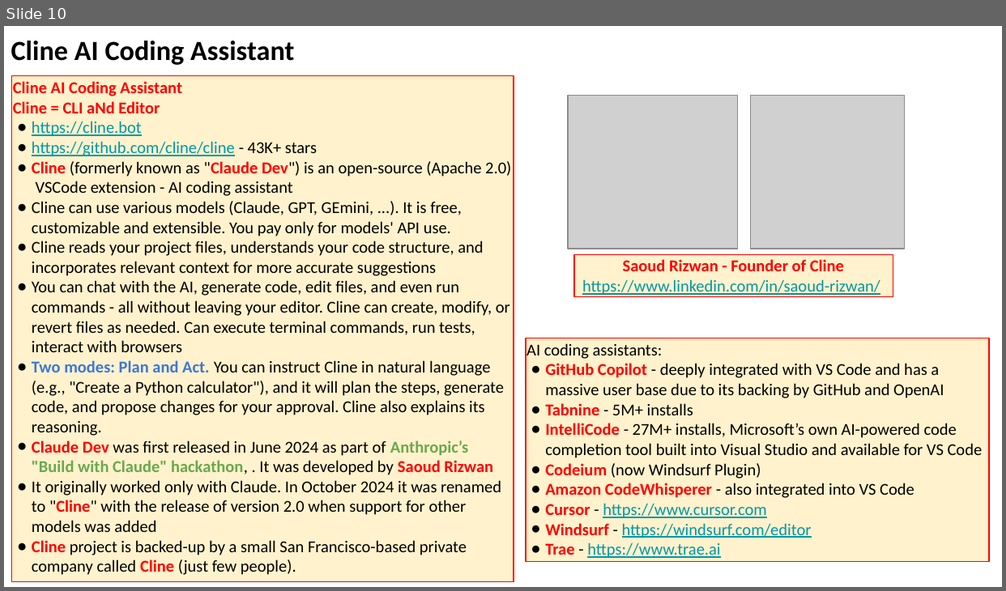
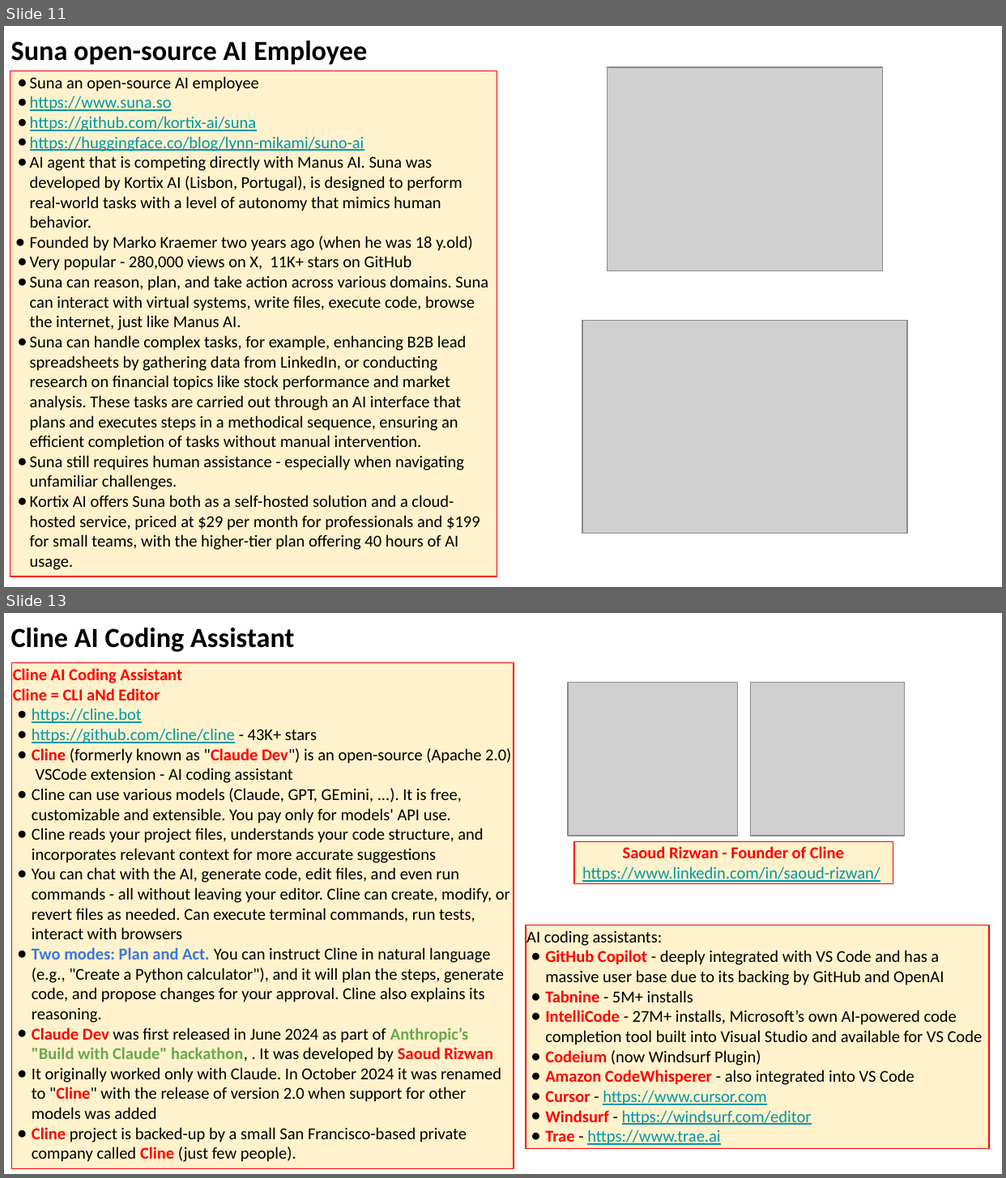
Before and after one commit to lselector/seminar, a slide deck: 2025/2025-05-16-AI-Updates.pptx. Shown one above the other, each under a label of ours: slide 10 before the commit, slides 11 and 13 after it; the slides between them are not shown. The pictures are 1006x591 and 1006x1178 pixels, drawn with LibreOffice and Linux fonts; fonts in the diff are those of the drawing; grey boxes stand for pictures. Boxes give left, top, right and bottom in pixels: in the first picture for what was removed or moved away, otherwise in the second. Text is boxed around its words. In the diff, an @@ line names an element or a change of style, - is before the commit and + after.

```diff
--- a/2025/2025-05-16-AI-Updates.pptx
+++ b/2025/2025-05-16-AI-Updates.pptx
@@ slide 11 added at box(4, 26, 1002, 587), background #FFFFFF @@
@@ text added at box(11, 41, 367, 65), 20 pt, text #000000, bold @@
+Suna open-source AI Employee
@@ rectangle added at box(10, 71, 497, 577), fill #FFF2CC, outline #FF0000 0.75 pt, 12 pt, text #000000 @@
+● Suna an open-source AI employee
+● https://www.suna.so
+● https://github.com/kortix-ai/suna
+● https://huggingface.co/blog/lynn-mikami/suno-ai
+● AI agent that is competing directly with Manus AI. Suna was developed by Kortix AI (Lisbon, Portugal), is designed to perform real-world tasks with a level of autonomy that mimics human behavior.
+● Founded by Marko Kraemer two years ago (when he was 18 y.old)
+● Very popular - 280,000 views on X, 11K+ stars on GitHub
+● Suna can reason, plan, and take action across various domains. Suna can interact with virtual systems, write files, execute code, browse the internet, just like Manus AI.
+● Suna can handle complex tasks, for example, enhancing B2B lead spreadsheets by gathering data from LinkedIn, or conducting research on financial topics like stock performance and market analysis. These tasks are carried out through an AI interface that plans and executes steps in a methodical sequence, ensuring an efficient completion of tasks without manual intervention.
+● Suna still requires human assistance - especially when navigating unfamiliar challenges.
+● Kortix AI offers Suna both as a self-hosted solution and a cloud-hosted service, priced at $29 per month for professionals and $199 for small teams, with the higher-tier plan offering 40 hours of AI usage.
@@ picture added at box(607, 67, 883, 271) @@
@@ picture added at box(583, 320, 908, 534) @@
@@ what was slide 10 is now slide 13 @@
```
Also in this commit, not shown: 3 slides changed, 2 other slides added.
